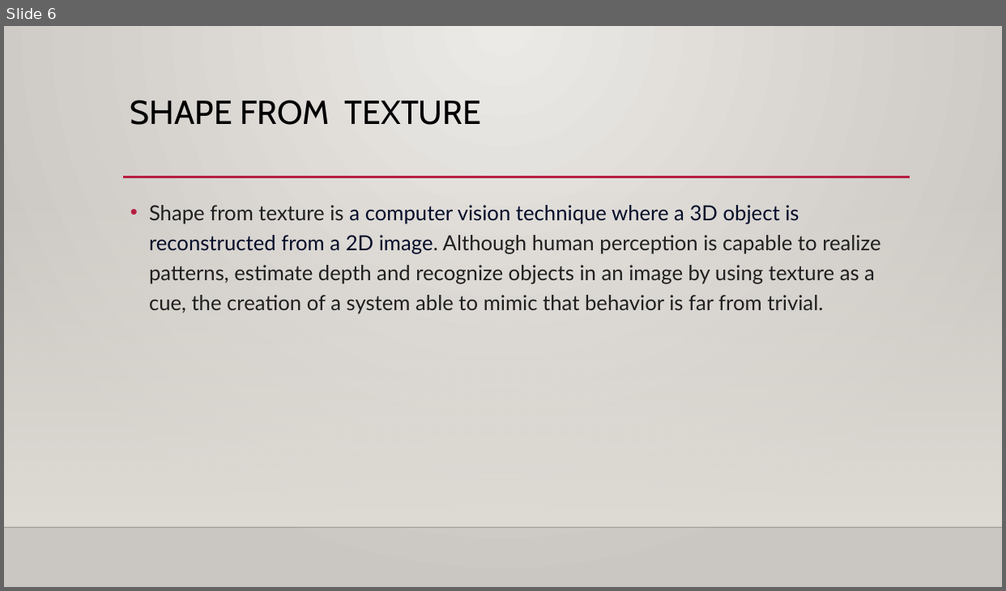
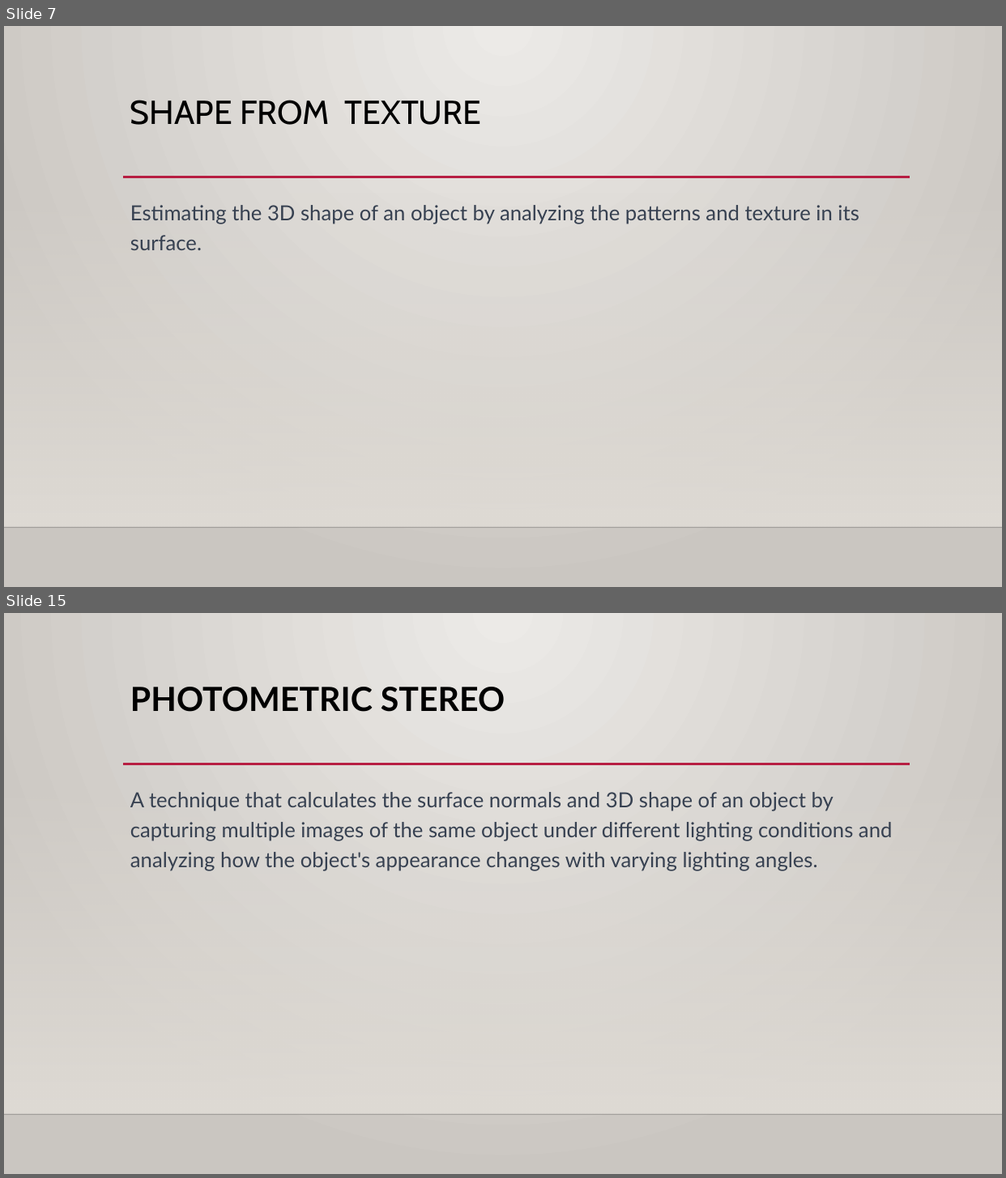
Before and after one commit to SC-One/ShapeFromX_Uni_report, a slide deck: Presentation/ShapeFromX_v1.pptx. Shown one above the other, each under a label of ours: slide 6 before the commit, slides 7 and 15 after it; the slides between them are not shown. The pictures are 1006x591 and 1006x1178 pixels, drawn with LibreOffice and Linux fonts; fonts in the diff are those of the drawing; background and template pictures are left out. Boxes give left, top, right and bottom in pixels: in the first picture for what was removed or moved away, otherwise in the second. Text is boxed around its words. In the diff, an @@ line names an element or a change of style, - is before the commit and + after.

```diff
--- a/Presentation/ShapeFromX_v1.pptx
+++ b/Presentation/ShapeFromX_v1.pptx
@@ slide 15 added at (x1=4, y1=613, x2=1002, y2=1174), background gradient #ECEAE7 to #CAC7C1; not listed: 3 template elements that a slide beside it also shows @@
@@ title added at (x1=130, y1=687, x2=505, y2=712), 32 pt, text #000000, bold @@
+PHOTOMETRIC STEREO
@@ text added at (x1=130, y1=792, x2=893, y2=871), 20 pt, text #374151 @@
+A technique that calculates the surface normals and 3D shape of an object by capturing multiple images of the same object under different lighting conditions and analyzing how the object's appearance changes with varying lighting angles.
@@ what was slide 6 is now slide 7 @@
@@ slide 7 changed as well @@
@@ text at (x1=130, y1=205, x2=859, y2=250): text changed; text colour #1F1F1F to #374151 @@
-• Shape from texture is a computer vision technique where a 3D object is reconstructed from a 2D image. Although human perception is capable to realize patterns, estimate depth and recognize objects in an image by using texture as a cue, the creation of a system able to mimic that behavior is far from trivial.
+Estimating the 3D shape of an object by analyzing the patterns and texture in its surface.
```
Also in this commit, not shown: 4 other slides changed, 12 other slides added, 2 slides removed.
